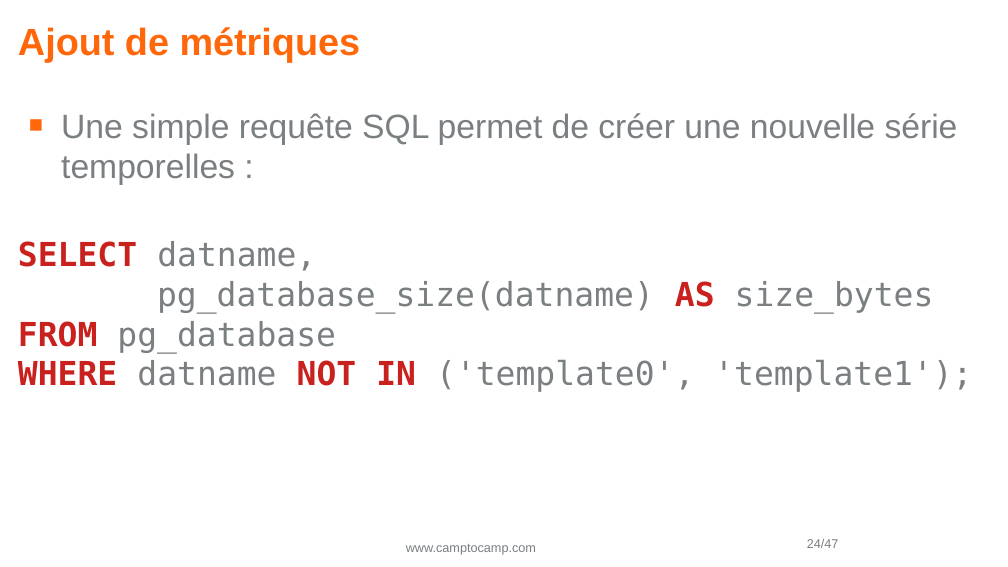
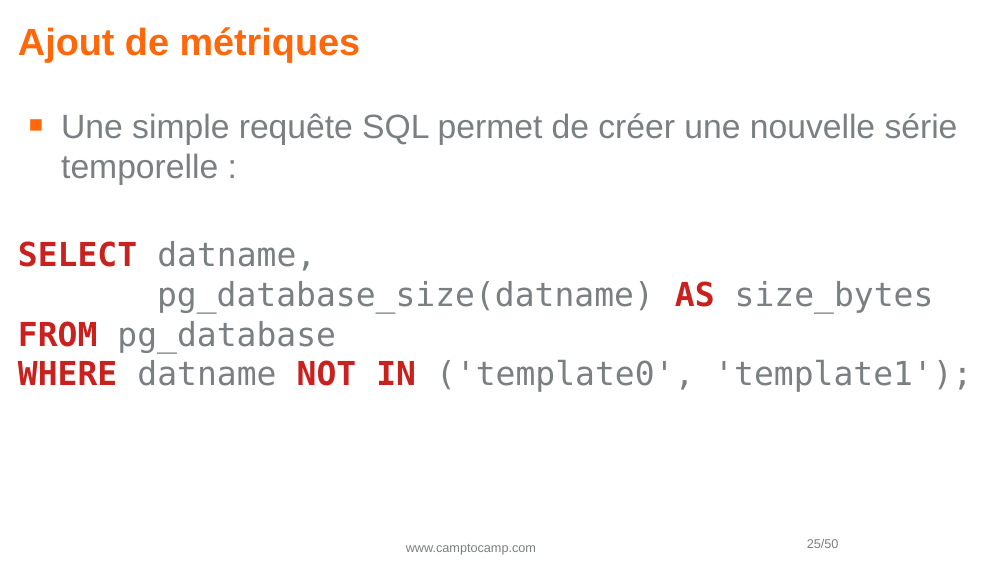
Before and after one commit to Vampouille/demo-prometheus-postgres, a slide deck: slide 25 of pgday2.odp (slide 24 before the commit). Drawn at 1008x567 pixels with LibreOffice and Linux fonts; fonts in the diff are those of the drawing; background and template pictures are left out. Boxes give left, top, right and bottom in pixels: in the first picture for what was removed or moved away, otherwise in the second. Text is boxed around its words. In the diff, an @@ line names an element or a change of style, - is before the commit and + after.

```diff
--- a/pgday2.odp
+++ b/pgday2.odp
@@ text at box(61, 113, 958, 185): text changed @@
-■ Une simple requête SQL permet de créer une nouvelle série temporelles :
+■ Une simple requête SQL permet de créer une nouvelle série temporelle :
@@ page number at box(807, 539, 839, 548): text changed @@
-24/47
+25/50
```
Also in this commit, not shown: 16 other slides changed, 5 slides added, 2 slides removed, 3 other files.
